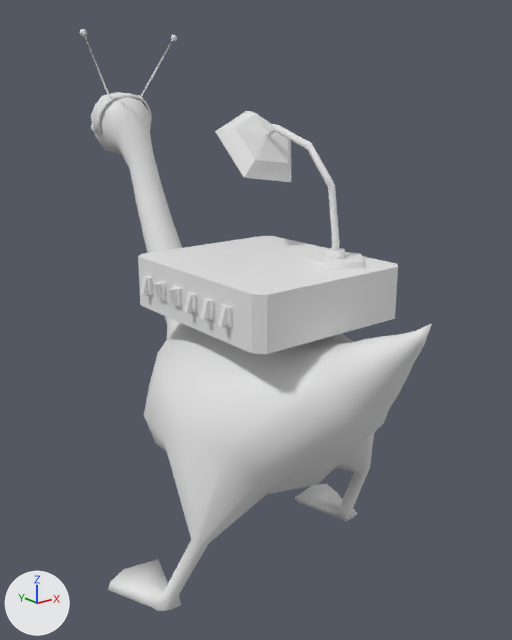
Before and after pictures for a commit that changed the Blender file Assets/Models/blend/spaceGoose.blend.
Before and after are seen from a 50 mm lens placed at (-0.562, -0.692, 0.396), pointed at (0.029, 0.047, 0.1). Lighting does not change. The marker at lower left points along +X, +Y and +Z.

Names of what the first picture shows: 'Hat', 'goose', 'radar', 'rararBase'.
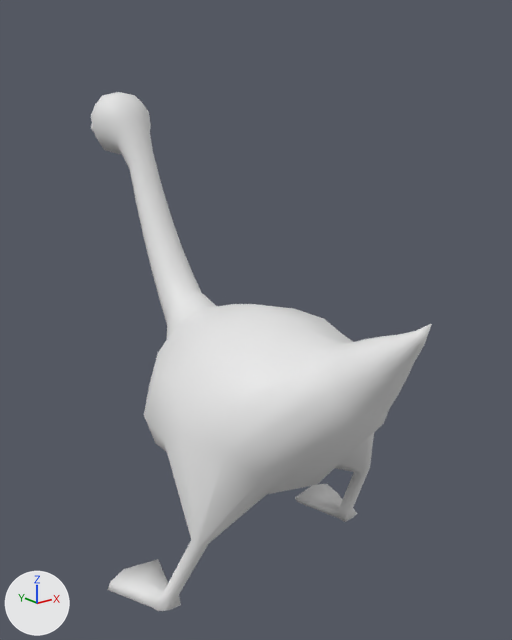
Edits to the scene script, one JSON object a line:
```json
{"op": "add", "block": "ob_hat", "code": "ob_hat.hide_set(True)"}
{"op": "add", "block": "ob_rararbase", "code": "ob_rararbase.hide_set(True)"}
{"op": "add", "block": "ob_radar", "code": "ob_radar.hide_set(True)"}
```

Location of each change, [x1, y1, x2, y2] in pixels of the pictures (512 x 640 px):
```json
{"object": "rararBase", "change": "hidden", "before": [138, 236, 398, 354]}
{"object": "radar", "change": "hidden", "before": [215, 111, 345, 259]}
{"object": "Hat", "change": "hidden", "before": [80, 29, 177, 135]}
```
